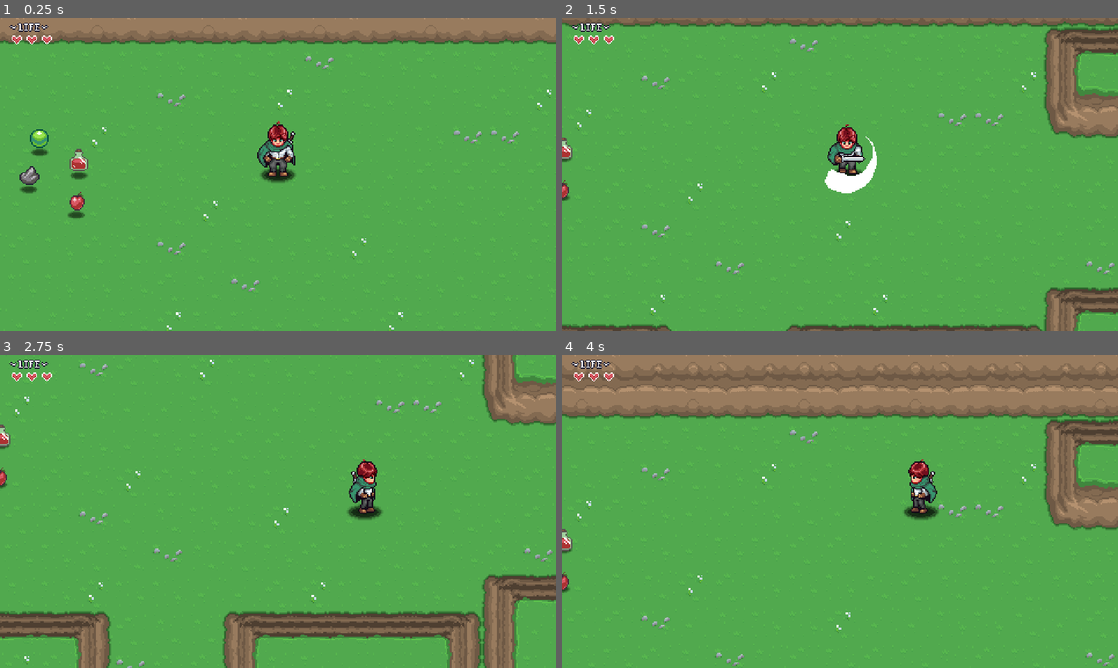
Above: before the commit, frames 1-4 (two rows, left to right).
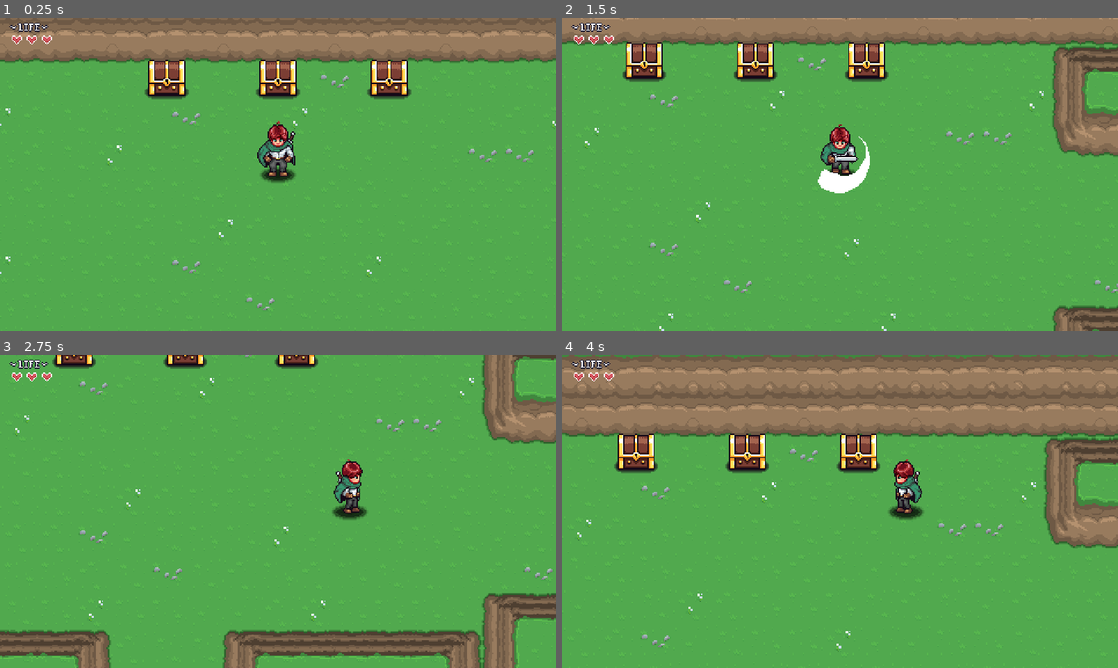
Above: after the commit, the same moments.

Repository: eapzzz/AARPG
Game: Godot game, scene res://levels/area_01/01.tscn
The game is run twice, just before and just after one commit, with the same random seed, the same clock (stepped at 60 frames per second) and the same inputs. Sound files missing from this copy of the repository are replaced by a short silence.
Inputs (mouse positions are in pixels of both pictures, inside the frame that each line leads up to):
- Up to frame 1 (0.25 s): no input
- Up to frame 2 (1.5 s): move the mouse to (962, 158) at 0.52 s; hold D (right) 0.53-1.28 s; hold E (interact, bound only after the commit) 0.53-1.28 s; move the mouse to (728, 190) at 1.27 s; hold S (down) from 1.28 s (still down); click (728, 190) at 1.35 s
- Up to frame 3 (2.75 s): tap E (interact, bound only after the commit) at 1.55 s; move the mouse to (333, 442) at 2.02 s; release S (down) at 2.03 s; hold D (right) from 2.03 s (still down); hold E (interact, bound only after the commit) from 2.03 s (still down)
- Up to frame 4 (4 s): move the mouse to (812, 574) at 2.77 s; release D (right) at 2.78 s; release E (interact, bound only after the commit) at 2.78 s; hold W (up) 2.78-3.53 s; tap E (interact, bound only after the commit) at 2.85, 3.8 s; move the mouse to (1006, 558) at 3.52 s; press the mouse at (1006, 558) at 3.53 s; hold A (left) from 3.53 s (still down)

The runs differ from the first frame. In frame 1, 14% of the frame differs, in the area x 0-100%, y 0-100%; in frame 2, 18%; in frame 3, 15%; in frame 4, 22%.

Commit message:
E20 - Treasure Chest

Diff:
--- a/00_globals/global_player_manager.gd
+++ b/00_globals/global_player_manager.gd
@@ -1,4 +1,6 @@
 extends Node
+
+signal interact_pressed
 
 const PLAYER = preload("uid://b4sse476kdci4")
 const INVENTORY_DATA: InventoryData = preload("uid://blj4h7rnd0fmh")
--- /dev/null
+++ b/interactables/treasure_chest/treasure_chest.gd
@@ -0,0 +1,73 @@
+@tool
+class_name TreasureChest
+extends Node2D
+
+@export var item_data: ItemData: set = _set_item_data
+@export var quantity := 1: set = _set_quantity
+
+var is_open := false
+
+@onready var sprite: Sprite2D = $ItemSprite2D
+@onready var label: Label = $ItemSprite2D/Label
+@onready var animation_player: AnimationPlayer = $AnimationPlayer
+@onready var interact_area: Area2D = $Area2D
+
+
+func _ready() -> void:
+	_update_texture()
+	_update_label()
+	if Engine.is_editor_hint():
+		return
+	interact_area.area_entered.connect(_on_area_enter)
+	interact_area.area_exited.connect(_on_area_exit)
+	pass
+
+
+func player_interact() -> void:
+	if is_open:
+		return
+	is_open = true
+	animation_player.play("open_chest")
+	if item_data and quantity > 0:
+		PlayerManager.INVENTORY_DATA.add_item(item_data, quantity)
+	else:
+		printerr("No Items in Chest!")
+		push_error("No Items in Chest! Chest Name: ", name)
+	pass
+
+
+func _on_area_enter(_a: Area2D) -> void:
+	PlayerManager.interact_pressed.connect(player_interact)
+	pass
+
+
+func _on_area_exit(_a: Area2D) -> void:
+	PlayerManager.interact_pressed.disconnect(player_interact)
+	pass
+
+
+func _set_item_data(value: ItemData) -> void:
+	item_data = value
+	_update_texture()
+	pass
+
+
+func _set_quantity(value: int) -> void:
+	quantity = value
+	_update_label()
+	pass
+
+
+func _update_texture() -> void:
+	if item_data and sprite:
+		sprite.texture = item_data.texture
+	pass
+
+
+func _update_label() -> void:
+	if label:
+		if quantity <= 1:
+			label.text = ""
+		else:
+			label.text = "x" + str(quantity)
+	pass
--- /dev/null
+++ b/interactables/treasure_chest/treasure_chest.tscn
@@ -0,0 +1,246 @@
+[gd_scene format=3 uid="uid://cuc7gg0sc8ksx"]
+
+[ext_resource type="Script" uid="uid://dpbo5rq6wabls" path="res://interactables/treasure_chest/treasure_chest.gd" id="1_wqj8h"]
+[ext_resource type="Texture2D" uid="uid://bkuhwls1x5r0o" path="res://interactables/treasure_chest/treasure-chest.png" id="2_5t0pk"]
+[ext_resource type="Texture2D" uid="uid://eiaue10mugeg" path="res://items/sprites/items.png" id="3_0epee"]
+[ext_resource type="Theme" uid="uid://dnygjlte4bceb" path="res://fonts/font.tres" id="4_icwpr"]
+[ext_resource type="AudioStream" uid="uid://bikgkdbjucf48" path="res://interactables/treasure_chest/treasure-open.wav" id="5_5t0pk"]
+
+[sub_resource type="AtlasTexture" id="AtlasTexture_twix2"]
+atlas = ExtResource("3_0epee")
+region = Rect2(0, 0, 32, 32)
+
+[sub_resource type="Animation" id="Animation_0epee"]
+length = 0.001
+tracks/0/type = "value"
+tracks/0/imported = false
+tracks/0/enabled = true
+tracks/0/path = NodePath("Sprite2D:frame")
+tracks/0/interp = 1
+tracks/0/loop_wrap = true
+tracks/0/keys = {
+"times": PackedFloat32Array(0),
+"transitions": PackedFloat32Array(1),
+"update": 1,
+"values": [0]
+}
+tracks/1/type = "value"
+tracks/1/imported = false
+tracks/1/enabled = true
+tracks/1/path = NodePath("ItemSprite2D:visible")
+tracks/1/interp = 1
+tracks/1/loop_wrap = true
+tracks/1/keys = {
+"times": PackedFloat32Array(0),
+"transitions": PackedFloat32Array(1),
+"update": 1,
+"values": [true]
+}
+tracks/2/type = "value"
+tracks/2/imported = false
+tracks/2/enabled = true
+tracks/2/path = NodePath("ItemSprite2D:position")
+tracks/2/interp = 1
+tracks/2/loop_wrap = true
+tracks/2/keys = {
+"times": PackedFloat32Array(0),
+"transitions": PackedFloat32Array(1),
+"update": 0,
+"values": [Vector2(0, -10)]
+}
+tracks/3/type = "value"
+tracks/3/imported = false
+tracks/3/enabled = true
+tracks/3/path = NodePath("ItemSprite2D:modulate")
+tracks/3/interp = 1
+tracks/3/loop_wrap = true
+tracks/3/keys = {
+"times": PackedFloat32Array(0),
+"transitions": PackedFloat32Array(1),
+"update": 0,
+"values": [Color(1, 1, 1, 1)]
+}
+
+[sub_resource type="Animation" id="Animation_icwpr"]
+resource_name = "closed"
+tracks/0/type = "value"
+tracks/0/imported = false
+tracks/0/enabled = true
+tracks/0/path = NodePath("Sprite2D:frame")
+tracks/0/interp = 1
+tracks/0/loop_wrap = true
+tracks/0/keys = {
+"times": PackedFloat32Array(0),
+"transitions": PackedFloat32Array(1),
+"update": 1,
+"values": [0]
+}
+tracks/1/type = "value"
+tracks/1/imported = false
+tracks/1/enabled = true
+tracks/1/path = NodePath("ItemSprite2D:visible")
+tracks/1/interp = 1
+tracks/1/loop_wrap = true
+tracks/1/keys = {
+"times": PackedFloat32Array(0),
+"transitions": PackedFloat32Array(1),
+"update": 1,
+"values": [false]
+}
+
+[sub_resource type="Animation" id="Animation_twix2"]
+resource_name = "open_chest"
+length = 1.5
+tracks/0/type = "value"
+tracks/0/imported = false
+tracks/0/enabled = true
+tracks/0/path = NodePath("Sprite2D:frame")
+tracks/0/interp = 1
+tracks/0/loop_wrap = true
+tracks/0/keys = {
+"times": PackedFloat32Array(0, 0.1),
+"transitions": PackedFloat32Array(1, 1),
+"update": 1,
+"values": [0, 1]
+}
+tracks/1/type = "value"
+tracks/1/imported = false
+tracks/1/enabled = true
+tracks/1/path = NodePath("ItemSprite2D:visible")
+tracks/1/interp = 1
+tracks/1/loop_wrap = true
+tracks/1/keys = {
+"times": PackedFloat32Array(0, 0.1),
+"transitions": PackedFloat32Array(1, 1),
+"update": 1,
+"values": [false, true]
+}
+tracks/2/type = "audio"
+tracks/2/imported = false
+tracks/2/enabled = true
+tracks/2/path = NodePath("AudioStreamPlayer2D")
+tracks/2/interp = 1
+tracks/2/loop_wrap = true
+tracks/2/keys = {
+"clips": [{
+"end_offset": 0.0,
+"start_offset": 0.0,
+"stream": ExtResource("5_5t0pk")
+}],
+"times": PackedFloat32Array(0.1)
+}
+tracks/2/use_blend = true
+tracks/3/type = "value"
+tracks/3/imported = false
+tracks/3/enabled = true
+tracks/3/path = NodePath("ItemSprite2D:position")
+tracks/3/interp = 1
+tracks/3/loop_wrap = true
+tracks/3/keys = {
+"times": PackedFloat32Array(0.1, 0.3, 0.5, 1.5),
+"transitions": PackedFloat32Array(0.5, -2, 2, 1),
+"update": 0,
+"values": [Vector2(0, -10), Vector2(0, -64), Vector2(0, -48), Vector2(0, -48)]
+}
+tracks/4/type = "value"
+tracks/4/imported = false
+tracks/4/enabled = true
+tracks/4/path = NodePath("ItemSprite2D:modulate")
+tracks/4/interp = 1
+tracks/4/loop_wrap = true
+tracks/4/keys = {
+"times": PackedFloat32Array(0.2, 0.3, 0.5, 1, 1.5),
+"transitions": PackedFloat32Array(1, 1, 1, 1, 1),
+"update": 0,
+"values": [Color(1, 1, 1, 1), Color(2.152239, 2.152239, 2.152239, 1), Color(1, 1, 1, 1), Color(1, 1, 1, 1), Color(1, 1, 1, 0)]
+}
+
+[sub_resource type="Animation" id="Animation_yw2ot"]
+resource_name = "opened"
+tracks/0/type = "value"
+tracks/0/imported = false
+tracks/0/enabled = true
+tracks/0/path = NodePath("Sprite2D:frame")
+tracks/0/interp = 1
+tracks/0/loop_wrap = true
+tracks/0/keys = {
+"times": PackedFloat32Array(0),
+"transitions": PackedFloat32Array(1),
+"update": 1,
+"values": [1]
+}
+tracks/1/type = "value"
+tracks/1/imported = false
+tracks/1/enabled = true
+tracks/1/path = NodePath("ItemSprite2D:visible")
+tracks/1/interp = 1
+tracks/1/loop_wrap = true
+tracks/1/keys = {
+"times": PackedFloat32Array(0),
+"transitions": PackedFloat32Array(1),
+"update": 1,
+"values": [false]
+}
+
+[sub_resource type="AnimationLibrary" id="AnimationLibrary_1k8cu"]
+_data = {
+&"RESET": SubResource("Animation_0epee"),
+&"closed": SubResource("Animation_icwpr"),
+&"open_chest": SubResource("Animation_twix2"),
+&"opened": SubResource("Animation_yw2ot")
+}
+
+[sub_resource type="RectangleShape2D" id="RectangleShape2D_yw2ot"]
+size = Vector2(32, 11)
+
+[sub_resource type="RectangleShape2D" id="RectangleShape2D_wqj8h"]
+size = Vector2(38, 19)
+
+[node name="TreasureChest" type="Node2D" unique_id=1431111749]
+script = ExtResource("1_wqj8h")
+
+[node name="Sprite2D" type="Sprite2D" parent="." unique_id=924262380]
+position = Vector2(0, -10)
+texture = ExtResource("2_5t0pk")
+hframes = 2
+
+[node name="ItemSprite2D" type="Sprite2D" parent="." unique_id=1664293549]
+position = Vector2(0, -10)
+texture = SubResource("AtlasTexture_twix2")
+
+[node name="Label" type="Label" parent="ItemSprite2D" unique_id=615685574]
+offset_left = 12.0
+offset_top = -11.0
+offset_right = 52.0
+offset_bottom = 12.0
+theme = ExtResource("4_icwpr")
+theme_override_colors/font_shadow_color = Color(0, 0, 0, 0)
+theme_override_colors/font_outline_color = Color(0, 0, 0, 1)
+theme_override_constants/outline_size = 4
+theme_override_font_sizes/font_size = 10
+text = "x99"
+vertical_alignment = 1
+
+[node name="AnimationPlayer" type="AnimationPlayer" parent="." unique_id=2028520129]
+libraries/ = SubResource("AnimationLibrary_1k8cu")
+autoplay = &"closed"
+
+[node name="AudioStreamPlayer2D" type="AudioStreamPlayer2D" parent="." unique_id=1018516751]
+
+[node name="StaticBody2D" type="StaticBody2D" parent="." unique_id=1905968138]
+collision_layer = 16
+collision_mask = 0
+
+[node name="CollisionShape2D" type="CollisionShape2D" parent="StaticBody2D" unique_id=1453224642]
+position = Vector2(0, 5.5)
+shape = SubResource("RectangleShape2D_yw2ot")
+
+[node name="Area2D" type="Area2D" parent="." unique_id=1238327536]
+collision_layer = 0
+collision_mask = 4
+monitorable = false
+
+[node name="CollisionShape2D" type="CollisionShape2D" parent="Area2D" unique_id=1604901860]
+position = Vector2(0, 4.5)
+shape = SubResource("RectangleShape2D_wqj8h")
+debug_color = Color(0.11591243, 0.64113, 0.27342042, 0.41960785)
--- a/levels/area_01/01.tscn
+++ b/levels/area_01/01.tscn
@@ -4,11 +4,10 @@
 [ext_resource type="PackedScene" uid="uid://bri5hwgk35qtq" path="res://tilemaps/grass-01.tscn" id="1_hemfp"]
 [ext_resource type="PackedScene" uid="uid://dbhv13lwe7daf" path="res://levels/player_spawn.tscn" id="2_87u7q"]
 [ext_resource type="PackedScene" uid="uid://c8vv686s1e0db" path="res://levels/level_transition.tscn" id="4_7wb7g"]
-[ext_resource type="PackedScene" uid="uid://dl5vcyjj1xbno" path="res://items/item_pickup/item_pickup.tscn" id="5_gd7so"]
+[ext_resource type="PackedScene" uid="uid://cuc7gg0sc8ksx" path="res://interactables/treasure_chest/treasure_chest.tscn" id="5_2afdk"]
 [ext_resource type="Resource" uid="uid://8qgcg0rmriho" path="res://items/gem.tres" id="6_sf8xd"]
 [ext_resource type="Resource" uid="uid://d0qvih0usgnvp" path="res://items/stone.tres" id="7_dge3n"]
 [ext_resource type="Resource" uid="uid://b1y2o87cmew1w" path="res://items/potion.tres" id="8_78a8v"]
-[ext_resource type="Resource" uid="uid://dsjot8ebsf5se" path="res://items/apple.tres" id="9_sf8xd"]
 
 [node name="01" type="Node2D" unique_id=1466939911]
 script = ExtResource("1_5m4ty")
@@ -17,7 +16,7 @@
 tile_map_data = PackedByteArray("AAAAAAAAAAACAAQAAAABAAAAAAADAAQAAAACAAAAAAAEAAQAAAADAAAAAAACAAQAAAAEAAAAAAADAAQAAAAFAA …(4080 unchanged characters)…
 
 [node name="PlayerSpawn" parent="." unique_id=2147274448 instance=ExtResource("2_87u7q")]
-position = Vector2(333, 208)
+position = Vector2(320, 192)
 
 [node name="LevelTransition" parent="." unique_id=1939882991 instance=ExtResource("4_7wb7g")]
 position = Vector2(304, 416)
@@ -31,18 +30,16 @@
 size = 4
 side = 1
 
-[node name="ItemPickup" parent="." unique_id=575974686 instance=ExtResource("5_gd7so")]
-position = Vector2(127, 182)
-item_data = ExtResource("6_sf8xd")
-
-[node name="ItemPickup2" parent="." unique_id=1033657650 instance=ExtResource("5_gd7so")]
-position = Vector2(118, 214)
-item_data = ExtResource("7_dge3n")
-
-[node name="ItemPickup3" parent="." unique_id=1044616092 instance=ExtResource("5_gd7so")]
-position = Vector2(161, 202)
+[node name="TreasureChest" parent="." unique_id=1431111749 instance=ExtResource("5_2afdk")]
+position = Vector2(224, 112)
 item_data = ExtResource("8_78a8v")
 
-[node name="ItemPickup4" parent="." unique_id=518181026 instance=ExtResource("5_gd7so")]
-position = Vector2(159, 236)
-item_data = ExtResource("9_sf8xd")
+[node name="TreasureChest2" parent="." unique_id=768892597 instance=ExtResource("5_2afdk")]
+position = Vector2(320, 112)
+item_data = ExtResource("6_sf8xd")
+quantity = 10
+
+[node name="TreasureChest3" parent="." unique_id=1418302889 instance=ExtResource("5_2afdk")]
+position = Vector2(416, 112)
+item_data = ExtResource("7_dge3n")
+quantity = 23
--- a/player/player.tscn
+++ b/player/player.tscn
@@ -531,6 +531,8 @@
 &"walk_up": SubResource("Animation_od3ui")
 }
 
+[sub_resource type="RectangleShape2D" id="RectangleShape2D_wodsf"]
+
 [sub_resource type="CircleShape2D" id="CircleShape2D_kb6p2"]
 
 [sub_resource type="Animation" id="Animation_32hag"]
@@ -651,7 +653,6 @@
 
 [node name="Walk" type="Node" parent="StateMachine" unique_id=1264218053]
 script = ExtResource("5_k53q1")
-move_speed = null
 
 [node name="Attack" type="Node" parent="StateMachine" unique_id=1716899768]
 script = ExtResource("6_fhl08")
@@ -675,6 +676,16 @@
 [node name="Interactions" type="Node2D" parent="." unique_id=1137507681]
 script = ExtResource("10_apopc")
 
+[node name="Area2D" type="Area2D" parent="Interactions" unique_id=1764583019]
+collision_layer = 4
+collision_mask = 0
+monitoring = false
+
+[node name="CollisionShape2D" type="CollisionShape2D" parent="Interactions/Area2D" unique_id=2006382648]
+position = Vector2(0, 6)
+shape = SubResource("RectangleShape2D_wodsf")
+debug_color = Color(0.13725491, 0.75686276, 0.24313726, 0.70980394)
+
 [node name="HitBox" parent="." unique_id=1369213479 instance=ExtResource("13_yllr7")]
 collision_layer = 2
 
--- a/player/scripts/state_idle.gd
+++ b/player/scripts/state_idle.gd
@@ -32,4 +32,6 @@
 func handle_input(_event: InputEvent) -> State:
 	if _event.is_action_pressed("attack"):
 		return attack
+	if _event.is_action_pressed("interact"):
+		PlayerManager.interact_pressed.emit()
 	return null
--- a/player/scripts/state_walk.gd
+++ b/player/scripts/state_walk.gd
@@ -39,4 +39,6 @@
 func handle_input(_event: InputEvent) -> State:
 	if _event.is_action_pressed("attack"):
 		return attack
+	if _event.is_action_pressed("interact"):
+		PlayerManager.interact_pressed.emit()
 	return null
--- a/project.godot
+++ b/project.godot
@@ -94,11 +94,18 @@
 , Object(InputEventJoypadButton,"resource_local_to_scene":false,"resource_name":"","device":-1,"button_index":6,"pressure":0.0,"pressed":false,"script":null)
 ]
 }
+interact={
+"deadzone": 0.2,
+"events": [Object(InputEventKey,"resource_local_to_scene":false,"resource_name":"","device":-1,"window_id":0,"alt_pressed":false,"shift_pressed":false,"ctrl_pressed":false,"meta_pressed":false,"pressed":false,"keycode":0,"physical_keycode":69,"key_label":0,"unicode":101,"location":0,"echo":false,"script":null)
+, Object(InputEventJoypadButton,"resource_local_to_scene":false,"resource_name":"","device":-1,"button_index":2,"pressure":0.0,"pressed":false,"script":null)
+]
+}
 
 [layer_names]
 
 2d_physics/layer_1="Player"
 2d_physics/layer_2="PlayerHurt"
+2d_physics/layer_3="PlayerInteract"
 2d_physics/layer_5="Walls"
 2d_physics/layer_9="Enemy"
 
Renamed: aargps_assets/treasure-chest.png -> interactables/treasure_chest/treasure-chest.png
Not shown, changed: interactables/treasure_chest/treasure-chest.png.import
Not shown, changed: interactables/treasure_chest/treasure-open.wav.import
Not shown, added: interactables/treasure_chest/treasure_chest.gd.uid
Not shown, added: interactables/treasure_chest/treasure-open.wav
